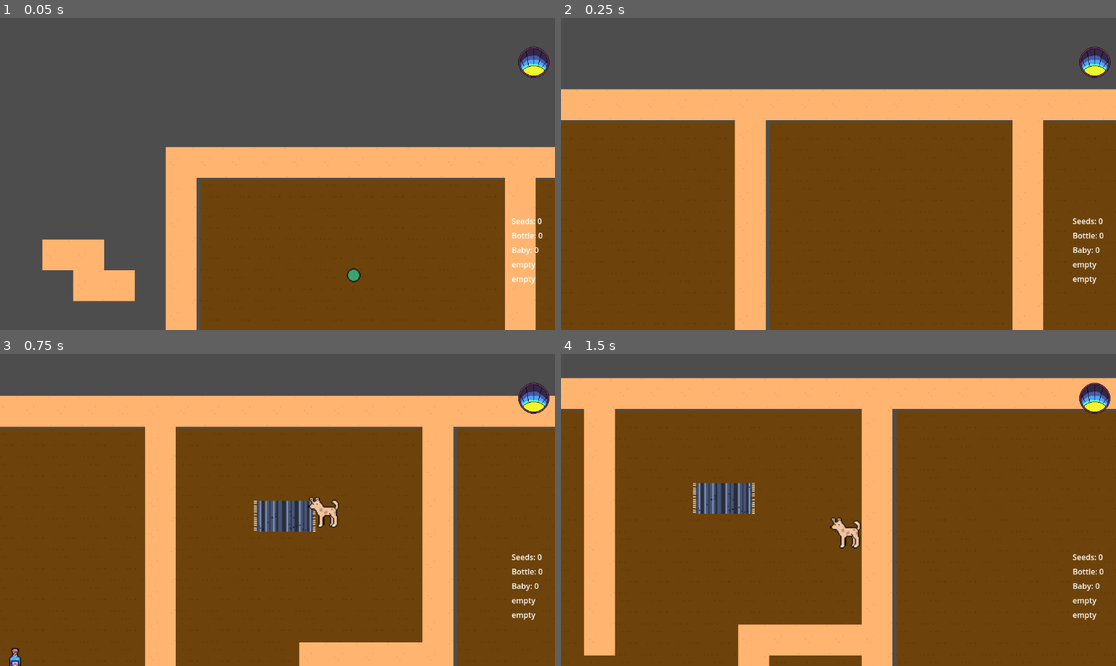
Above: before the commit, frames 1-4 (two rows, left to right).
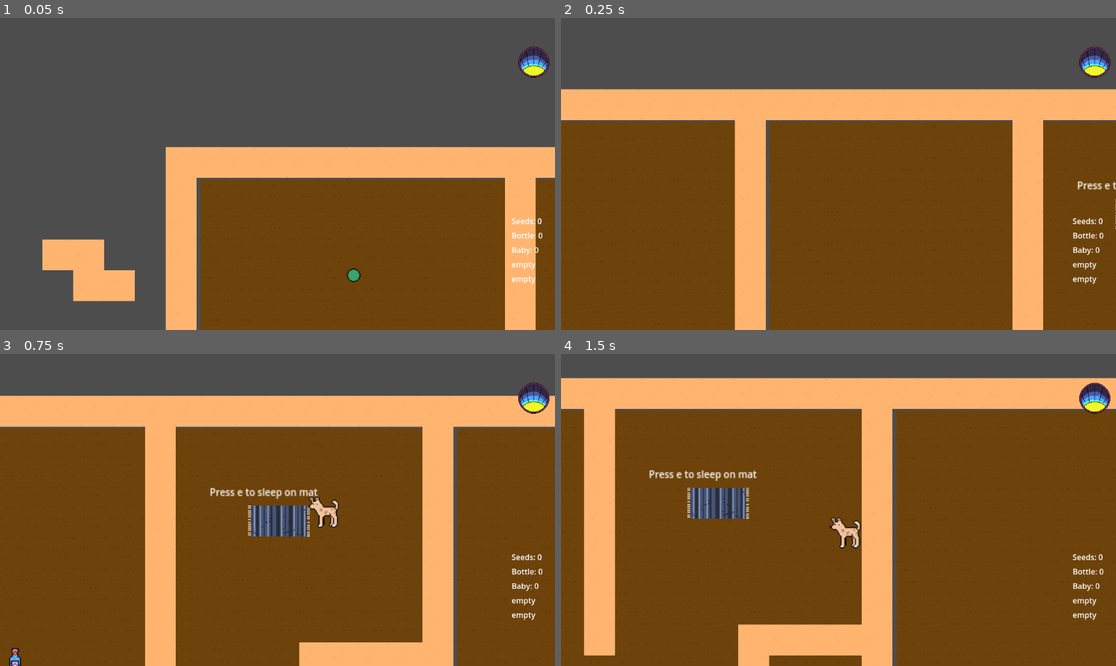
Above: after the commit, the same moments.

Repository: inkaonkala/AnimalRevolution
Game: Godot game, scene res://Main.tscn
Two runs of this game, one before a commit and one after it. Both use one fixed random seed, a clock stepped at 60 frames per second and the inputs below.
Inputs:
- Up to frame 1 (0.05 s): no input
- Up to frame 2 (0.25 s): no input
- Up to frame 3 (0.75 s): tap E (interact) at 0.5, 0.6 s; hold D (move_right) from 0.53 s (still down)
- Up to frame 4 (1.5 s): tap E (interact) at 1.25 s; release D (move_right) at 1.28 s; hold S (move_down) from 1.28 s (still down); tap Space (attack) at 1.35 s

Frame 1 is identical in both runs. In frame 2, 0.1% of the frame differs, in the area x 92-100%, y 52-68%; in frame 3, 1.4%; in frame 4, 1.4%, in the area x 15-36%, y 37-53%.

Commit message:
day and night circle + bed, works

Diff:
--- a/4th_floor.tscn
+++ b/4th_floor.tscn
@@ -1,8 +1,8 @@
 [gd_scene load_steps=13 format=4 uid="uid://ckmu5j1jfg43k"]
 
-[ext_resource type="Texture2D" uid="uid://b4qa0jkjn0kan" path="res://Assets/floor_test.png" id="1_6n4f2"]
-[ext_resource type="Texture2D" uid="uid://cc13py1wb2ctl" path="res://Assets/wall_test.png" id="2_irvgt"]
-[ext_resource type="Texture2D" uid="uid://31bpdk30v3s2" path="res://Assets/growspot_test.png" id="3_wjrx3"]
+[ext_resource type="Texture2D" uid="uid://b4qa0jkjn0kan" path="res://Assets/RoomNDeco/floor_test.png" id="1_6n4f2"]
+[ext_resource type="Texture2D" uid="uid://cc13py1wb2ctl" path="res://Assets/RoomNDeco/wall_test.png" id="2_irvgt"]
+[ext_resource type="Texture2D" uid="uid://31bpdk30v3s2" path="res://Assets/RoomNDeco/growspot_test.png" id="3_wjrx3"]
 [ext_resource type="PackedScene" uid="uid://c104nexrkrtat" path="res://hamster.tscn" id="4_irvgt"]
 
 [sub_resource type="TileSetAtlasSource" id="TileSetAtlasSource_bboc2"]
--- a/5_DogFloor.tscn
+++ b/5_DogFloor.tscn
@@ -1,8 +1,9 @@
-[gd_scene load_steps=8 format=4 uid="uid://ta717pvkxahs"]
+[gd_scene load_steps=10 format=4 uid="uid://ta717pvkxahs"]
 
-[ext_resource type="Texture2D" uid="uid://b4qa0jkjn0kan" path="res://Assets/floor_test.png" id="1_af3pe"]
-[ext_resource type="Texture2D" uid="uid://cc13py1wb2ctl" path="res://Assets/wall_test.png" id="2_lw74p"]
-[ext_resource type="Texture2D" uid="uid://dxyrf1dvgqreh" path="res://Assets/sleepMat.png" id="3_lw74p"]
+[ext_resource type="Texture2D" uid="uid://b4qa0jkjn0kan" path="res://Assets/RoomNDeco/floor_test.png" id="1_af3pe"]
+[ext_resource type="Texture2D" uid="uid://cc13py1wb2ctl" path="res://Assets/RoomNDeco/wall_test.png" id="2_lw74p"]
+[ext_resource type="Script" uid="uid://canxqe4xr7n63" path="res://sleepSpot.gd" id="3_hub8o"]
+[ext_resource type="Texture2D" uid="uid://dxyrf1dvgqreh" path="res://Assets/RoomNDeco/sleepMat.png" id="3_lw74p"]
 
 [sub_resource type="TileSetAtlasSource" id="TileSetAtlasSource_af3pe"]
 texture = ExtResource("1_af3pe")
@@ -23,6 +24,9 @@
 
 [sub_resource type="RectangleShape2D" id="RectangleShape2D_af3pe"]
 size = Vector2(57, 28)
+
+[sub_resource type="RectangleShape2D" id="RectangleShape2D_lw74p"]
+size = Vector2(48, 18)
 
 [node name="5thFloor" type="Node2D"]
 
@@ -48,6 +52,22 @@
 position = Vector2(2.5, -14)
 shape = SubResource("RectangleShape2D_af3pe")
 
-[node name="SleepMat" type="Sprite2D" parent="."]
-position = Vector2(1201, 125)
+[node name="SleepSpot" type="Area2D" parent="."]
+position = Vector2(1198, 125)
+script = ExtResource("3_hub8o")
+
+[node name="CollisionShape2D" type="CollisionShape2D" parent="SleepSpot"]
+position = Vector2(0, -1)
+shape = SubResource("RectangleShape2D_lw74p")
+
+[node name="SleepMat" type="Sprite2D" parent="SleepSpot"]
+position = Vector2(-3, 5)
 texture = ExtResource("3_lw74p")
+
+[node name="Label" type="Label" parent="SleepSpot"]
+offset_left = -75.0
+offset_top = -32.0
+offset_right = 37.0
+offset_bottom = -9.0
+theme_override_font_sizes/font_size = 10
+text = "Press e to sleep on mat"
--- a/Main.tscn
+++ b/Main.tscn
@@ -7,7 +7,7 @@
 [ext_resource type="PackedScene" uid="uid://b8b2cyf36auww" path="res://Rooftop.tscn" id="3_cm0pq"]
 [ext_resource type="PackedScene" uid="uid://c104nexrkrtat" path="res://hamster.tscn" id="4_wkp8b"]
 [ext_resource type="PackedScene" uid="uid://hm3q3v5kw6kc" path="res://PickUpStuff.tscn" id="5_3dxm6"]
-[ext_resource type="Texture2D" uid="uid://mhs4cjlvhox7" path="res://Assets/elevatorpopup.png" id="5_fos0i"]
+[ext_resource type="Texture2D" uid="uid://mhs4cjlvhox7" path="res://Assets/RoomNDeco/elevatorpopup.png" id="5_fos0i"]
 [ext_resource type="Texture2D" uid="uid://cxbxfhvrof4ag" path="res://Assets/Collectables/ballB.png" id="6_trn2v"]
 [ext_resource type="Texture2D" uid="uid://bcashksx4nijc" path="res://Assets/Collectables/bottle.png" id="7_trn2v"]
 [ext_resource type="PackedScene" uid="uid://ckmu5j1jfg43k" path="res://4th_floor.tscn" id="8_03owx"]
--- a/Rooftop.tscn
+++ b/Rooftop.tscn
@@ -1,8 +1,8 @@
 [gd_scene load_steps=13 format=4 uid="uid://b8b2cyf36auww"]
 
-[ext_resource type="Texture2D" uid="uid://b4qa0jkjn0kan" path="res://Assets/floor_test.png" id="1_d70lt"]
-[ext_resource type="Texture2D" uid="uid://cc13py1wb2ctl" path="res://Assets/wall_test.png" id="1_vhrc3"]
-[ext_resource type="Texture2D" uid="uid://31bpdk30v3s2" path="res://Assets/growspot_test.png" id="3_bboc2"]
+[ext_resource type="Texture2D" uid="uid://b4qa0jkjn0kan" path="res://Assets/RoomNDeco/floor_test.png" id="1_d70lt"]
+[ext_resource type="Texture2D" uid="uid://cc13py1wb2ctl" path="res://Assets/RoomNDeco/wall_test.png" id="1_vhrc3"]
+[ext_resource type="Texture2D" uid="uid://31bpdk30v3s2" path="res://Assets/RoomNDeco/growspot_test.png" id="3_bboc2"]
 [ext_resource type="PackedScene" uid="uid://b5gsmobitd2b5" path="res://plantNharvest.tscn" id="4_wdo6w"]
 
 [sub_resource type="TileSetAtlasSource" id="TileSetAtlasSource_bboc2"]
--- /dev/null
+++ b/sleepSpot.gd
@@ -0,0 +1,28 @@
+extends Area2D
+
+var player_inside := false
+
+func _ready() -> void:
+	body_entered.connect(body_enter)
+	body_exited.connect(body_exit)
+
+func _process(_delta: float) -> void:
+	if player_inside and Input.is_action_just_pressed("interact"):
+		sleep_until_morning()
+
+func body_enter(body: Node) -> void:
+	if body.name == "Player":
+		player_inside = true
+
+func body_exit(body: Node) -> void:
+	if body.name == "Player":
+		player_inside = false
+
+func sleep_until_morning() -> void:
+	DayCycle.current_time = DayCycle.ToD.MORNING
+	DayCycle.day_nmb += 1
+	print("It's a Morning! Day number: ")
+	DayCycle.timer = 0.0
+
+	DayCycle.new_day.emit(DayCycle.day_nmb)
+	DayCycle.time_changed.emit(DayCycle.get_time())
Renamed: Assets/elevatorpopup.png -> Assets/RoomNDeco/elevatorpopup.png
Not shown, changed: Assets/RoomNDeco/elevatorpopup.png.import
Renamed: Assets/floor_test.png -> Assets/RoomNDeco/floor_test.png
Not shown, changed: Assets/RoomNDeco/floor_test.png.import
Renamed: Assets/growspot_test.png -> Assets/RoomNDeco/growspot_test.png
Not shown, changed: Assets/RoomNDeco/growspot_test.png.import
Renamed: Assets/sleepMat.png -> Assets/RoomNDeco/sleepMat.png
Not shown, changed: Assets/RoomNDeco/sleepMat.png.import
Renamed: Assets/testroom.png -> Assets/RoomNDeco/testroom.png
Not shown, changed: Assets/RoomNDeco/testroom.png.import
Renamed: Assets/wall_test.png -> Assets/RoomNDeco/wall_test.png
Not shown, changed: Assets/RoomNDeco/wall_test.png.import
(and 1 more such lines)
